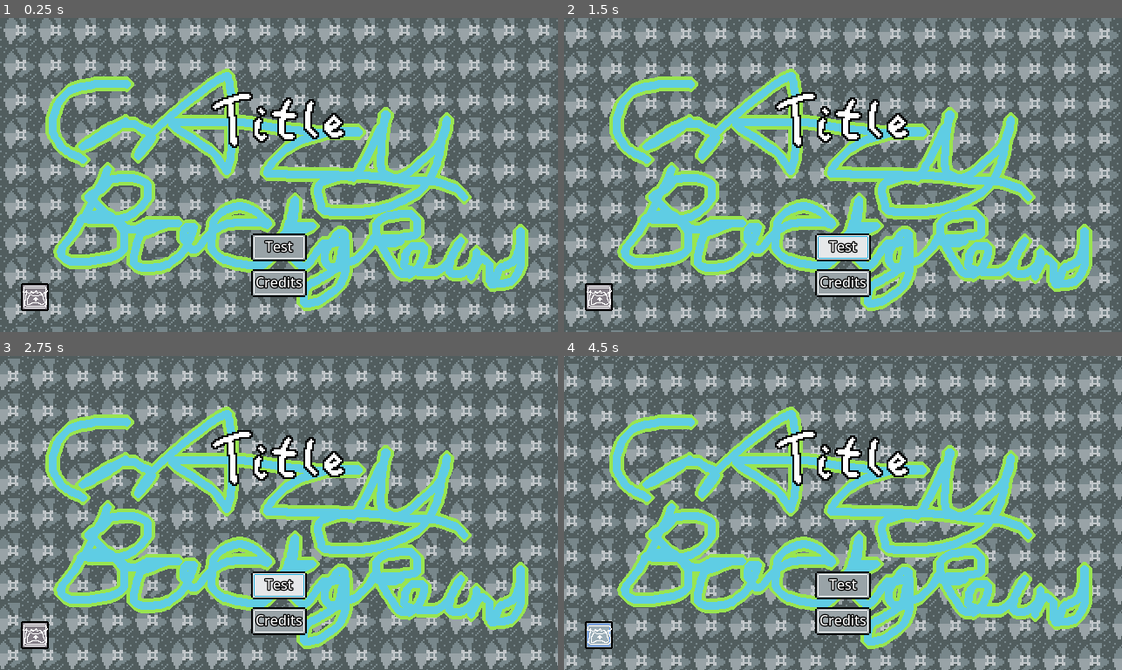
Above: before the commit, frames 1-4 (two rows, left to right).
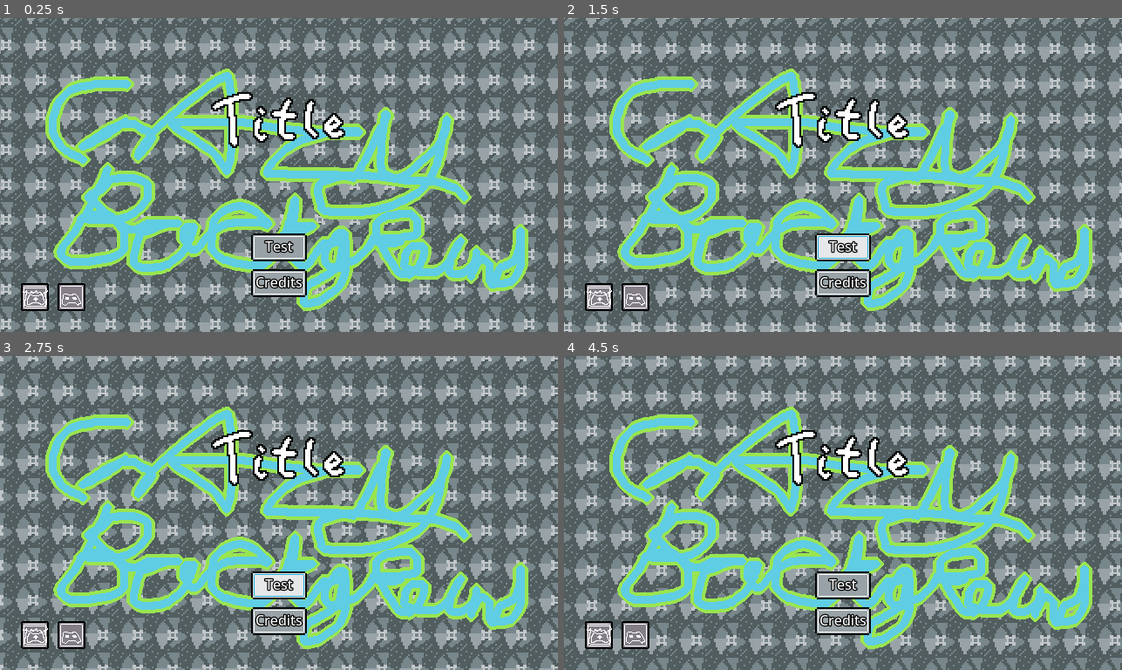
Above: after the commit, the same moments.

Repository: Simplexeon/SimplExtensions
Game: Godot game, scene res://SimplExtensions/MainMenu/MainMenu.tscn
The game is run twice, just before and just after one commit, with the same random seed, the same clock (stepped at 60 frames per second) and the same inputs. The project has no main scene, so this scene is started directly.
Inputs (mouse positions are in pixels of both pictures, inside the frame that each line leads up to; where the layout moved, square brackets give the same spot in the first picture):
- Up to frame 1 (0.25 s): no input
- Up to frame 2 (1.5 s): click (843, 175) [597, 297] at 0.5 s; click (843, 247) at 1.25 s
- Up to frame 3 (2.75 s): click (279, 585) at 2 s
- Up to frame 4 (4.5 s): click (843, 513) [597, 635] at 2.75 s; click (843, 585) at 3.5 s; click (843, 513) [597, 635] at 4.25 s

The runs differ from the first frame. In frame 1, 54% of the frame differs, in the area x 0-100%, y 0-100%; in frame 2, 54%; in frame 3, 54%; in frame 4, 54%.

Commit message:
Core of SceneTextureButton Made

Diff:
--- /dev/null
+++ b/SimplExtensions/MainMenu/MainMenu.gd
@@ -0,0 +1,17 @@
+extends Node2D
+
+# Export Vars
+@export_file var TransitionPath : String = "";
+
+# Object Vars
+var TransitionPacked : PackedScene;
+
+
+# Processes
+
+func _ready() -> void:
+	#TransitionPacked = load(TransitionPath);
+	pass
+
+func _on_SceneChange(target_scene : String) -> void:
+	pass
--- a/SimplExtensions/MainMenu/MainMenu.tscn
+++ b/SimplExtensions/MainMenu/MainMenu.tscn
@@ -1,5 +1,6 @@
-[gd_scene load_steps=12 format=3 uid="uid://b5m8eaw7t78ux"]
+[gd_scene load_steps=15 format=3 uid="uid://b5m8eaw7t78ux"]
 
+[ext_resource type="Script" path="res://SimplExtensions/MainMenu/MainMenu.gd" id="1_3y75l"]
 [ext_resource type="Script" path="res://SimplExtensions/MainMenu/ScreenControl.gd" id="1_fq3vj"]
 [ext_resource type="Script" path="res://SimplExtensions/MainMenu/CenterControl.gd" id="2_w5ngv"]
 [ext_resource type="Texture2D" uid="uid://cf6wuilf7aib5" path="res://SimplExtensions/MainMenu/Art/TiledBG.png" id="3_gla0t"]
@@ -11,8 +12,11 @@
 [ext_resource type="PackedScene" uid="uid://deuvtg77tggvd" path="res://SimplExtensions/MainMenu/MenuButton.tscn" id="7_kyofm"]
 [ext_resource type="PackedScene" uid="uid://bjotwm87xr5ri" path="res://SimplExtensions/MainMenu/LinkedTextureButton.tscn" id="10_cc8dv"]
 [ext_resource type="Texture2D" uid="uid://davbcva4kfy8x" path="res://SimplExtensions/MainMenu/Art/ItchPlaceholder.png" id="11_ijfha"]
+[ext_resource type="Texture2D" uid="uid://dhqnlkid2o5f4" path="res://SimplExtensions/MainMenu/Art/DiscordPlaceholder.png" id="12_r1rv5"]
+[ext_resource type="Script" path="res://SimplExtensions/MainMenu/SceneTextureButton.gd" id="13_ejwpt"]
 
-[node name="MainMenu" type="Node2D"]
+[node name="MainMenu" type="Node2D" groups=["CSceneChange"]]
+script = ExtResource("1_3y75l")
 
 [node name="ScreenControl" type="Control" parent="."]
 layout_mode = 3
@@ -44,10 +48,10 @@
 anchor_top = 0.5
 anchor_right = 0.5
 anchor_bottom = 0.5
-offset_left = -345.169
-offset_top = -154.831
-offset_right = 294.831
-offset_bottom = 205.169
+offset_left = -321.938
+offset_top = -178.062
+offset_right = 318.062
+offset_bottom = 181.938
 grow_horizontal = 2
 grow_vertical = 2
 scale = Vector2(2, 2)
@@ -98,30 +102,22 @@
 
 [node name="PlayButton" parent="ScreenControl/CenterControl" instance=ExtResource("7_kyofm")]
 layout_mode = 1
-anchors_preset = 8
-offset_left = -32.0
 offset_top = 66.52
-offset_right = 32.0
 offset_bottom = 98.52
 Text = "Test"
 OffsetPosition = Vector2(0, 82.52)
 TextHeightModifier = 3.0
-base_pos = Vector2(288, 164)
 
 [node name="CreditsButton" parent="ScreenControl/CenterControl" instance=ExtResource("7_kyofm")]
 layout_mode = 1
-anchors_preset = 8
-offset_left = -32.0
 offset_top = 108.0
-offset_right = 32.0
 offset_bottom = 140.0
 stretch_mode = 2
 Text = "Credits"
 OffsetPosition = Vector2(0, 124)
 TextHeightModifier = 3.0
-base_pos = Vector2(288, 164)
 
-[node name="LinkedTextureButton" parent="ScreenControl/CenterControl" instance=ExtResource("10_cc8dv")]
+[node name="ItchButton" parent="ScreenControl/CenterControl" instance=ExtResource("10_cc8dv")]
 layout_mode = 0
 anchors_preset = 0
 offset_left = -296.0
@@ -131,3 +127,22 @@
 Link = "https://simplexeon.itch.io/"
 Logo = ExtResource("11_ijfha")
 OffsetPosition = Vector2(-280, 140.17)
+
+[node name="DiscordButton" parent="ScreenControl/CenterControl" instance=ExtResource("10_cc8dv")]
+layout_mode = 0
+anchors_preset = 0
+offset_left = -254.085
+offset_top = 124.17
+offset_right = -222.085
+offset_bottom = 156.17
+Link = "https://discord.gg/6XN3CpGPGU"
+Logo = ExtResource("12_r1rv5")
+OffsetPosition = Vector2(-238.085, 140.17)
+
+[node name="SceneTextureButton" type="TextureButton" parent="ScreenControl/CenterControl"]
+layout_mode = 0
+offset_right = 40.0
+offset_bottom = 40.0
+script = ExtResource("13_ejwpt")
+
+[connection signal="pressed" from="ScreenControl/CenterControl/SceneTextureButton" to="ScreenControl/CenterControl/SceneTextureButton" method="_on_pressed"]
--- /dev/null
+++ b/SimplExtensions/MainMenu/SceneTextureButton.gd
@@ -0,0 +1,18 @@
+@tool
+extends AutoTextureButton
+class_name SceneTextureButton
+
+# Export Vars
+@export_file var TargetScene : String = "";
+
+
+# Processes
+
+func _ready() -> void:
+	Text = Text;
+	Scale = Scale;
+	OffsetPosition = OffsetPosition;
+	ResourceLoader.load_threaded_request(TargetScene);
+
+func _on_pressed() -> void:
+	get_tree().call_group("CSceneChange", "_on_SceneChange", TargetScene);
